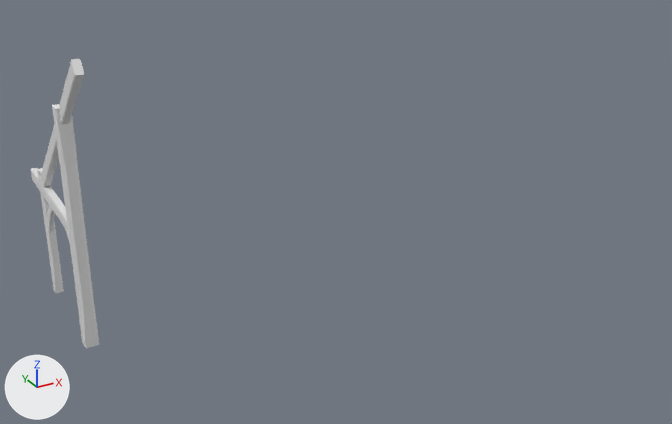
One commit to the FBX model Assets/Meshes/Scenes/SM_Column.fbx: the scene before it, then after it.
Both versions are drawn from a 50 mm camera at (-7.34, -22.33, 14.88) aimed at (4.53, -0.75, 4.1). Every picture has the same lights, and +X, +Y and +Z are marked at lower left. Where no turn or scale is listed for an object, it has been applied to the vertices.

The first picture shows 'SM_Column'.
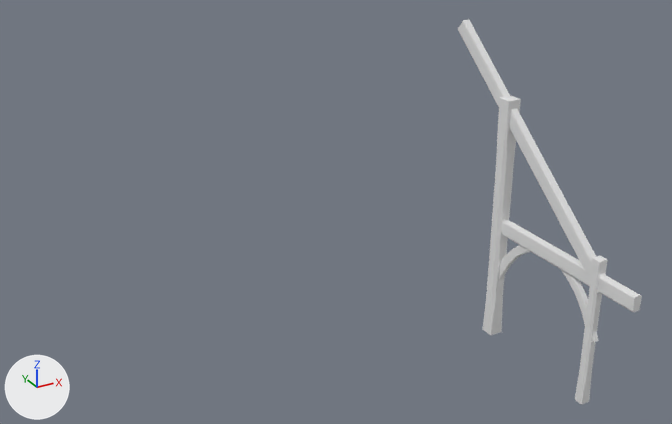
Boxes (x1, y1, x2, y2) around the edits, measured in the pictures (672 x 424 px; the box of a moved part takes in the faces that stretch with it):
'SM_Column', reshaped, moved (168% wider, 33% taller)
    before: (31, 59, 99, 348)
    after: (458, 19, 642, 405)
part 1 of me_cube_074, moved or reshaped
    before: (52, 104, 99, 348)
    after: (483, 96, 521, 335)
part 2 of me_cube_074, moved or reshaped
    before: (31, 168, 68, 232)
    after: (501, 220, 642, 312)
part 3 of me_cube_074, moved or reshaped
    before: (37, 168, 64, 293)
    after: (575, 256, 608, 405)
part 4 of me_cube_074, moved or reshaped
    before: (40, 59, 84, 187)
    after: (458, 19, 606, 294)
part 5 of me_cube_074, added
    after: (561, 270, 598, 342)
part 6 of me_cube_074, added
    after: (499, 245, 531, 281)
part 7 of me_cube_074, deleted
    before: (47, 205, 55, 232)

What the commit changed:
me_cube_074 is used by ob_sm_column; location (-2.12, 4.1, 4.44).
me_cube_074 had 256 vertices, 236 faces and spanned x -0.22..0.22, y -3.99..3.99, z -4.71..4.71.
me_cube_074 now has 256 vertices, 236 faces and spans x -0.22..0.22, y -3.99..3.99, z 0.0..9.42.
me_cube_074 part 1: the loose piece of 32 vertices spanning x -0.22..0.22, y -1.71..-1.27, z -4.59..2.92 is mirrored in y about its middle, then moved by (0.0, 2.98, 4.71).
me_cube_074 part 2: the loose piece of 16 vertices spanning x -0.11..0.12, y -1.49..3.99, z -1.17..-0.73 is moved by (0.0, -2.5, 4.71).
me_cube_074 part 3: the loose piece of 32 vertices spanning x -0.14..0.15, y 2.43..2.71, z -4.71..-0.31 is moved by (0.0, -5.14, 4.71).
me_cube_074 part 4: the loose piece of 16 vertices spanning x -0.11..0.12, y -3.99..2.99, z -1.24..4.71 is mirrored in y about its middle, then moved by (0.0, 0.99, 4.71).
me_cube_074 part 5: a new loose piece of 80 vertices spanning x -0.06..0.09, y -2.82..-0.95, z 1.96..3.85.
me_cube_074 part 6: a new loose piece of 80 vertices spanning x -0.06..0.09, y -0.32..1.55, z 1.96..3.85.
me_cube_074 part 7: the loose piece of 80 vertices spanning x -0.07..0.08, y 0.95..2.82, z -2.75..-0.86 is deleted.
me_cube_074 part 8: the surface is now shaded flat.
Object 'SM_Column' (ob_sm_column) moves from (-2.12, 4.1, 4.44) to (9.06, -4.1, -0.3).
